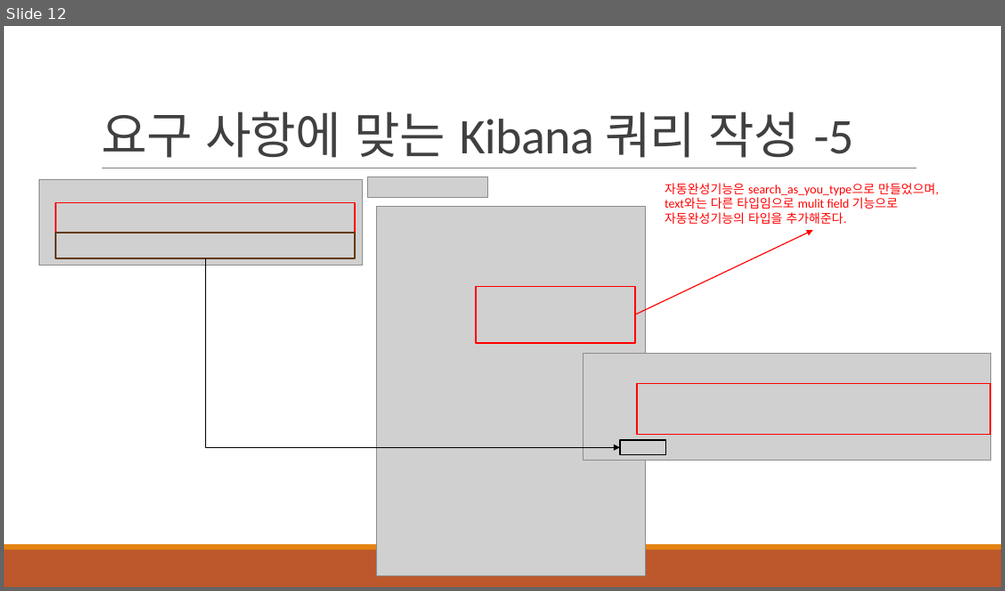
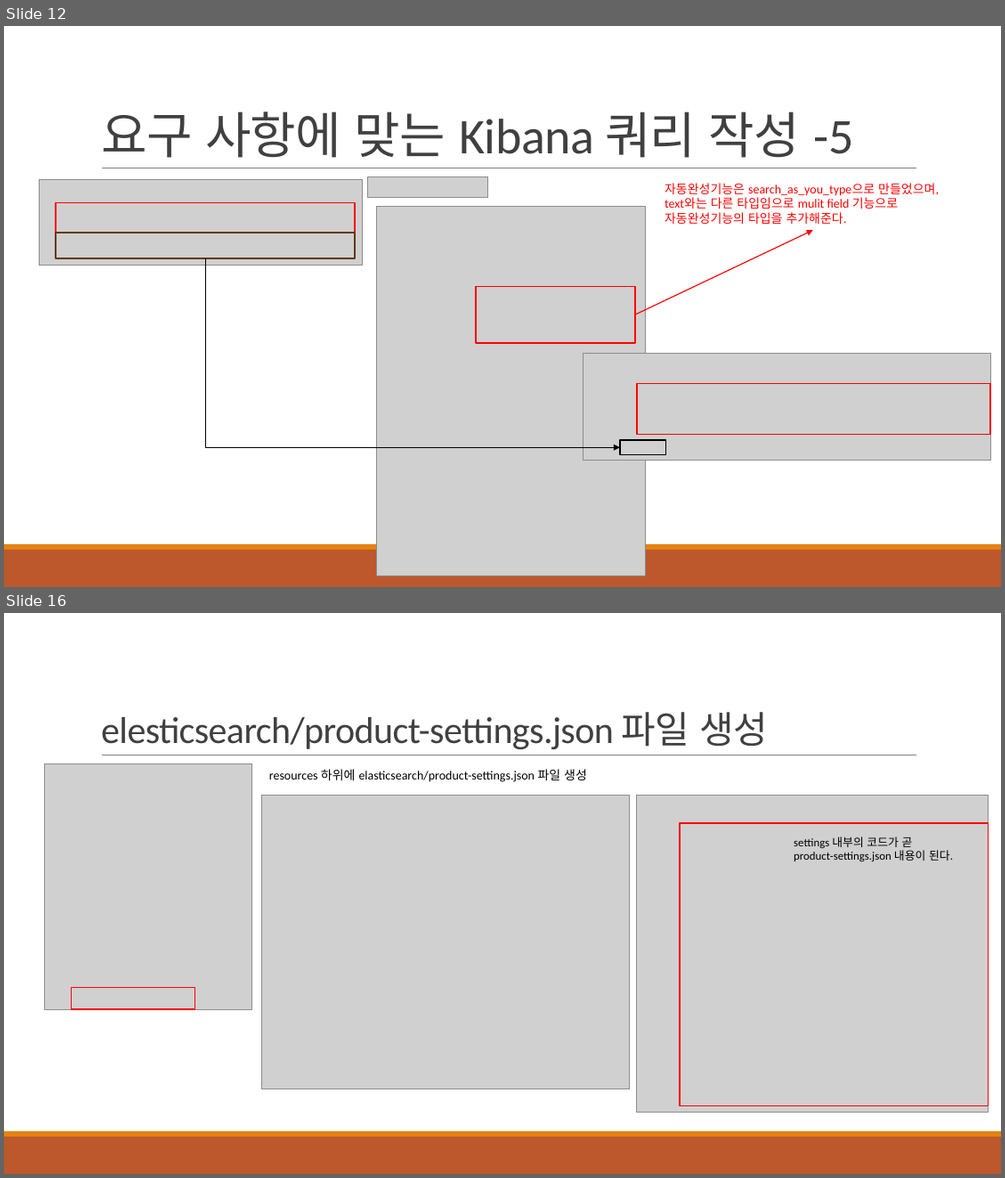
Before and after one commit to khb3025/study-elasticsearch, a slide deck: ppt/7.SpringBoot - ElasticSearch 도입.pptx. Shown one above the other, each under a label of ours: slide 12 before the commit, slides 12 and 16 after it; the slides between them are not shown. The pictures are 1005x591 and 1005x1178 pixels, drawn with LibreOffice and Linux fonts; fonts in the diff are those of the drawing; grey boxes stand for pictures. Boxes give left, top, right and bottom in pixels: in the first picture for what was removed or moved away, otherwise in the second. Text is boxed around its words. In the diff, an @@ line names an element or a change of style, - is before the commit and + after.

Commit message:
feat : ElasticSearch 자동완성 기능 API 작성

```diff
--- a/ppt/7.SpringBoot - ElasticSearch 도입.pptx
+++ b/ppt/7.SpringBoot - ElasticSearch 도입.pptx
@@ slide 16 added at [4, 613, 1001, 1174], background #FFFFFF; not listed: 3 template elements that a slide beside it also shows @@
@@ title added at [101, 712, 768, 749], 36 pt, text #404040 @@
+elesticsearch/product-settings.json 파일 생성
@@ picture added at [44, 764, 251, 1009] @@
@@ text added at [269, 769, 587, 782], 12 pt, text #000000 @@
+resources 하위에 elasticsearch/product-settings.json 파일 생성
@@ picture added at [262, 795, 630, 1088] @@
@@ picture added at [637, 795, 988, 1111] @@
@@ rectangle added at [680, 823, 989, 1106], outline #FF0000 1.25 pt @@
@@ text added at [793, 836, 953, 861], 11 pt, text #000000 @@
+settings 내부의 코드가 곧
+product-settings.json 내용이 된다.
@@ rectangle added at [72, 988, 194, 1009], outline #FF0000 1.25 pt @@
```
Also in this commit, not shown: 7 other slides added, 6 other files.
